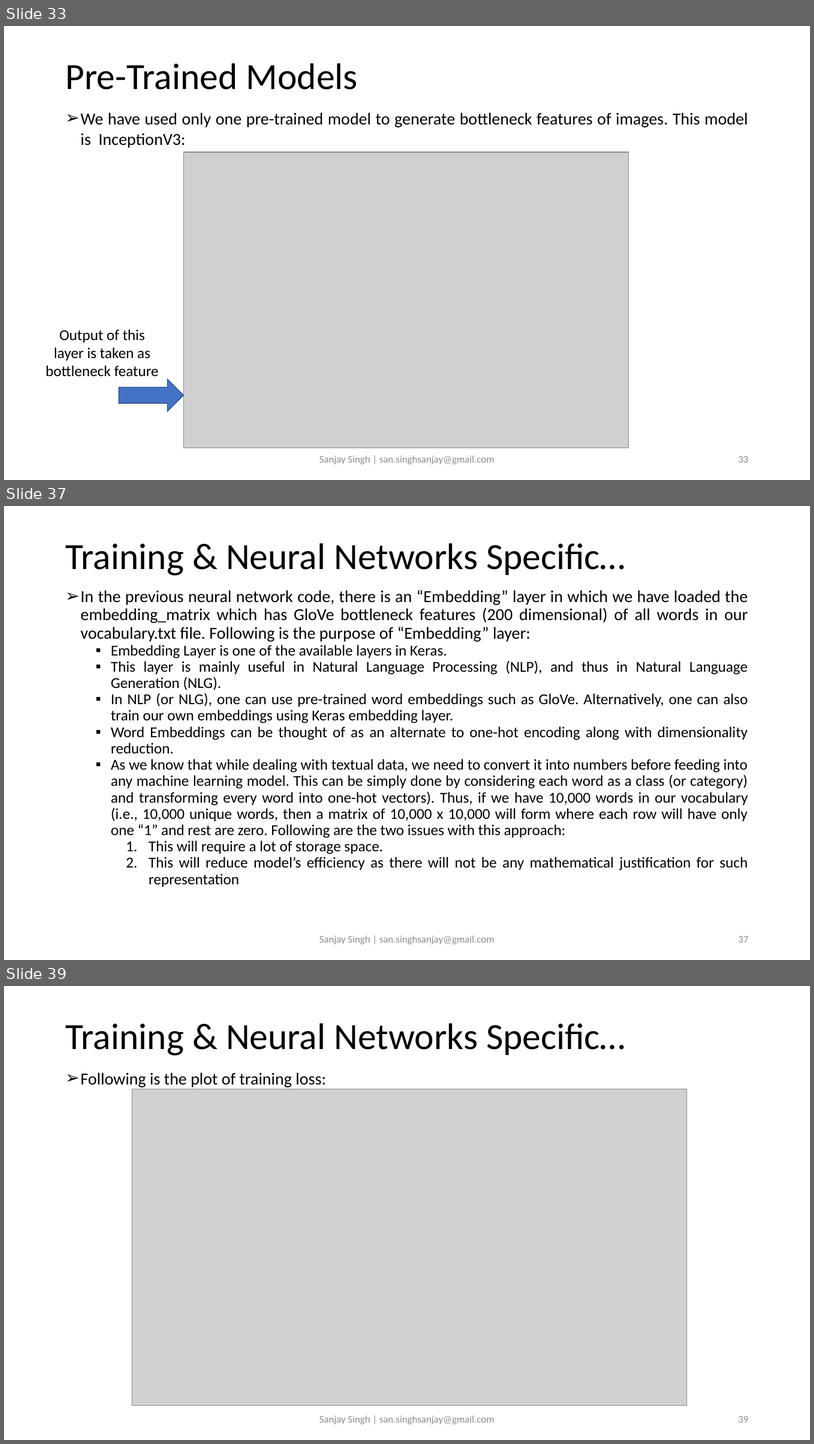
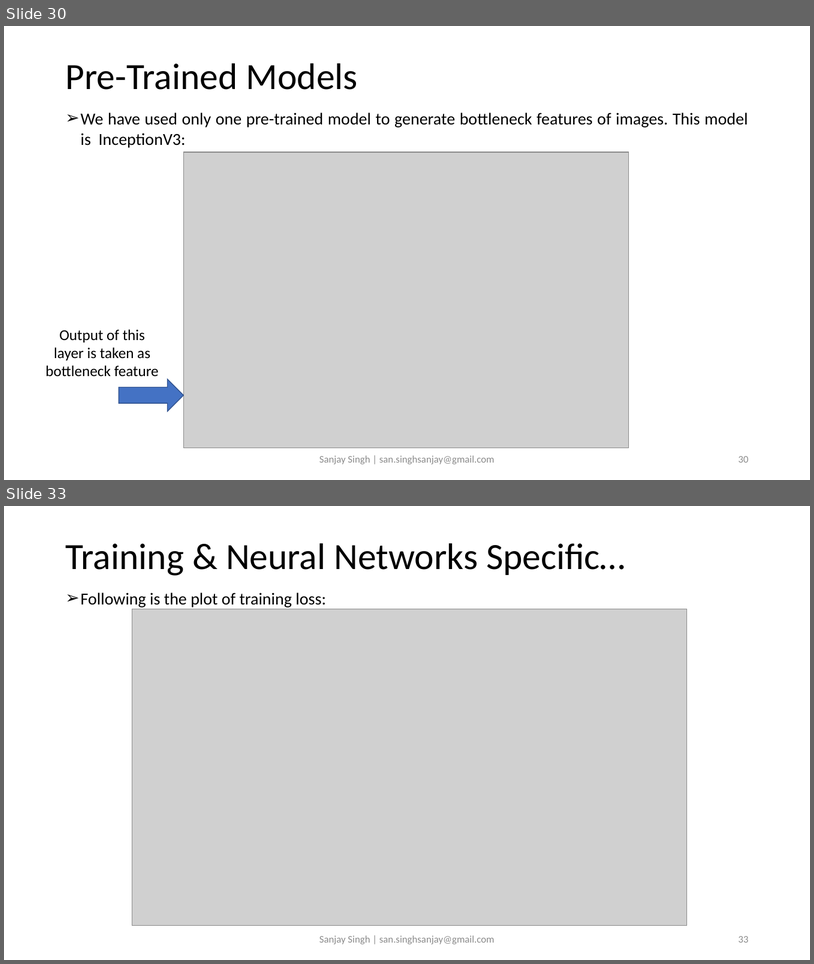
Before and after one commit to sansinghsanjay/Flickr8k_ImageCaptioning_AttentionMechanism, a slide deck: readme.pptx. Shown one above the other, each under a label of ours: slides 33, 37 and 39 before the commit, slides 30 and 33 after it; the slides between them are not shown. The pictures are 814x1444 and 814x964 pixels, drawn with LibreOffice and Linux fonts; fonts in the diff are those of the drawing; grey boxes stand for pictures. Boxes give left, top, right and bottom in pixels: in the first picture for what was removed or moved away, otherwise in the second. Text is boxed around its words. In the diff, an @@ line names an element or a change of style, - is before the commit and + after.

```diff
--- a/readme.pptx
+++ b/readme.pptx
@@ slide 37 removed at [4,506,810,960], background #FFFFFF @@
@@ title removed at [65,543,626,576] @@
-Training & Neural Networks Specific…
@@ text removed at [81,590,749,886] @@
-➢ In the previous neural network code, there is an “Embedding” layer in which we have loaded the embedding_matrix which has GloVe bottleneck features (200 dimensional) of all words in our vocabulary.txt file. Following is the purpose of “Embedding” layer:
-  ▪ Embedding Layer is one of the available layers in Keras.
-  ▪ This layer is mainly useful in Natural Language Processing (NLP), and thus in Natural Language Generation (NLG).
-  ▪ In NLP (or NLG), one can use pre-trained word embeddings such as GloVe. Alternatively, one can also train our own embeddings using Keras embedding layer.
-  ▪ Word Embeddings can be thought of as an alternate to one-hot encoding along with dimensionality reduction.
-  ▪ As we know that while dealing with textual data, we need to convert it into numbers before feeding into any machine learning model. This can be simply done by considering each word as a class (or category) and transforming every word into one-hot vectors). Thus, if we have 10,000 words in our vocabulary (i.e., 10,000 unique words, then a matrix of 10,000 x 10,000 will form where each row will have only one “1” and rest are zero. Following are the two issues with this approach:
-    1. This will require a lot of storage space.
-    2. This will reduce model’s efficiency as there will not be any mathematical justification for such representation
@@ text removed at [320,935,495,944] @@
-Sanjay Singh | san.singhsanjay@gmail.com
@@ page number removed at [738,936,749,942] @@
-37
@@ what was slide 33 is now slide 30 @@
@@ page number at [738,456,749,462]: text changed @@
-33
+30
@@ what was slide 39 is now slide 33 @@
@@ page number at [738,936,749,942]: text changed @@
-39
+33
```
Also in this commit, not shown: 3 slides changed, 2 slides added, 7 other slides removed, 2 other files.
